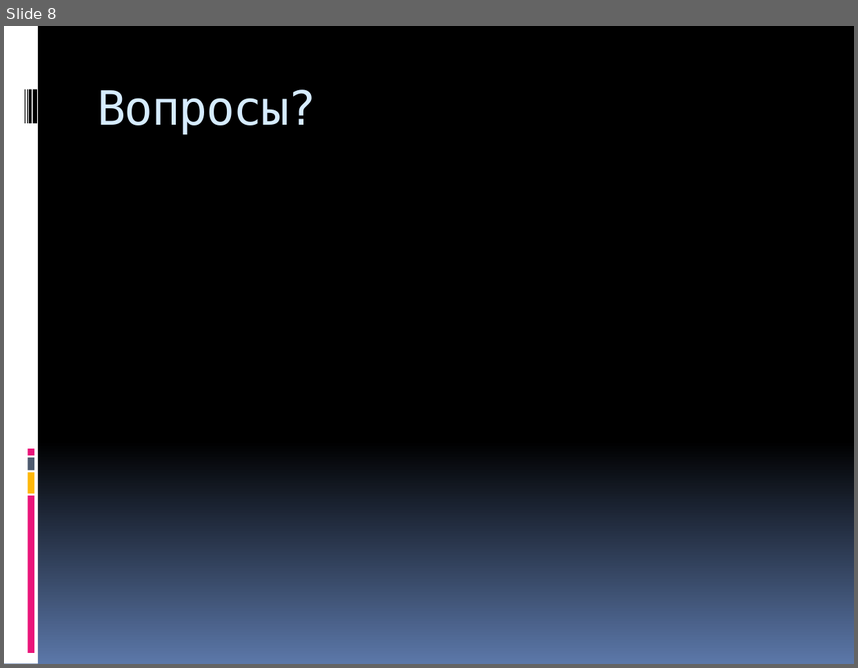
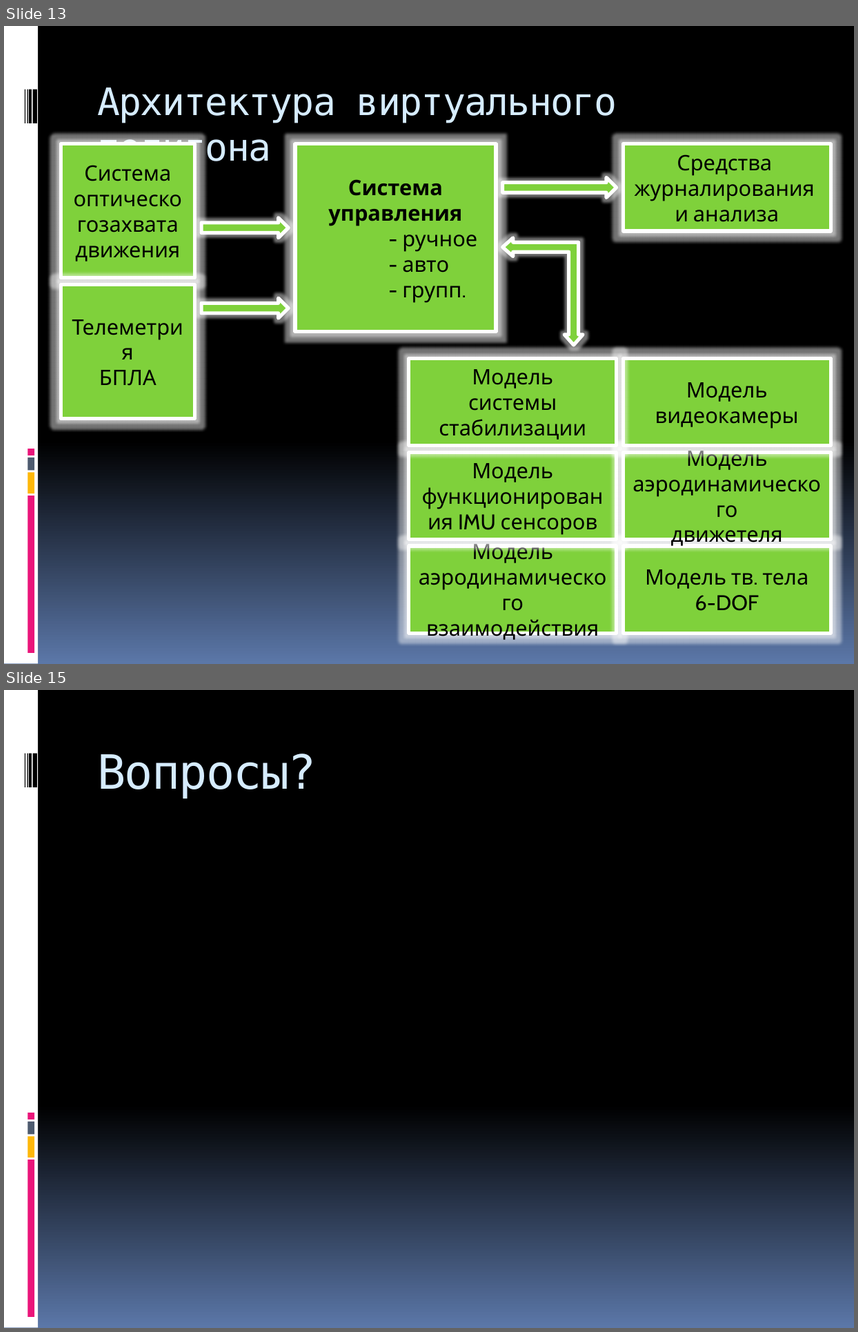
Before and after one commit to Jacobi20/quadro-xds, a slide deck: Docs/Medias2012.pptx. Shown one above the other, each under a label of ours: slide 8 before the commit, slides 13 and 15 after it; the slides between them are not shown. The pictures are 858x668 and 858x1332 pixels, drawn with LibreOffice and Linux fonts; fonts in the diff are those of the drawing. Boxes give left, top, right and bottom in pixels: in the first picture for what was removed or moved away, otherwise in the second. Text is boxed around its words. In the diff, an @@ line names an element or a change of style, - is before the commit and + after.

```diff
--- a/Docs/Medias2012.pptx
+++ b/Docs/Medias2012.pptx
@@ slide 13 added at [4,26,854,664], background gradient #000000 to #5B77A8; not listed: 9 template elements that a slide beside it also shows @@
@@ title added at [97,87,617,169], 32 pt, text #D6ECFF @@
+Архитектура виртуального полигона
@@ rectangle added at [61,144,194,278], fill #7FD13B, outline #FFFFFF 3 pt, 18 pt, text #000000 @@
+Система оптическогозахвата движения
@@ rectangle added at [296,144,496,331], fill #7FD13B, outline #FFFFFF 3 pt, 18 pt, text #000000 @@
+Система управления
+- ручное
+- авто
+- групп.
@@ rectangle added at [623,144,831,231], fill #7FD13B, outline #FFFFFF 3 pt, 18 pt, text #000000 @@
+Средства
+журналирования
+и анализа
@@ right arrow added at [503,177,617,198], fill #7FD13B, outline #FFFFFF 3 pt @@
@@ right arrow added at [201,217,288,238], fill #7FD13B, outline #FFFFFF 3 pt @@
@@ left up arrow added at [503,238,583,345], fill #7FD13B, outline #FFFFFF 3 pt @@
@@ rectangle added at [61,285,194,418], fill #7FD13B, outline #FFFFFF 3 pt, 18 pt, text #000000 @@
+Телеметрия
+БПЛА
@@ right arrow added at [201,298,288,319], fill #7FD13B, outline #FFFFFF 3 pt @@
@@ rectangle added at [408,359,616,445], fill #7FD13B, outline #FFFFFF 3 pt, 18 pt, text #000000 @@
+Модель
+системы стабилизации
@@ rectangle added at [623,359,831,445], fill #7FD13B, outline #FFFFFF 3 pt, 18 pt, text #000000 @@
+Модель
+видеокамеры
@@ rectangle added at [408,452,616,539], fill #7FD13B, outline #FFFFFF 3 pt, 18 pt, text #000000 @@
+Модель функционирования IMU сенсоров
@@ rectangle added at [623,452,831,539], fill #7FD13B, outline #FFFFFF 3 pt, 18 pt, text #000000 @@
+Модель
+аэродинамического
+движетеля
@@ rectangle added at [408,546,616,632], fill #7FD13B, outline #FFFFFF 3 pt, 18 pt, text #000000 @@
+Модель аэродинамического взаимодействия
@@ rectangle added at [623,546,831,632], fill #7FD13B, outline #FFFFFF 3 pt, 18 pt, text #000000 @@
+Модель тв. тела
+6-DOF
@@ what was slide 8 is now slide 15 @@
```
Also in this commit, not shown: 2 slides changed, 6 other slides added.
